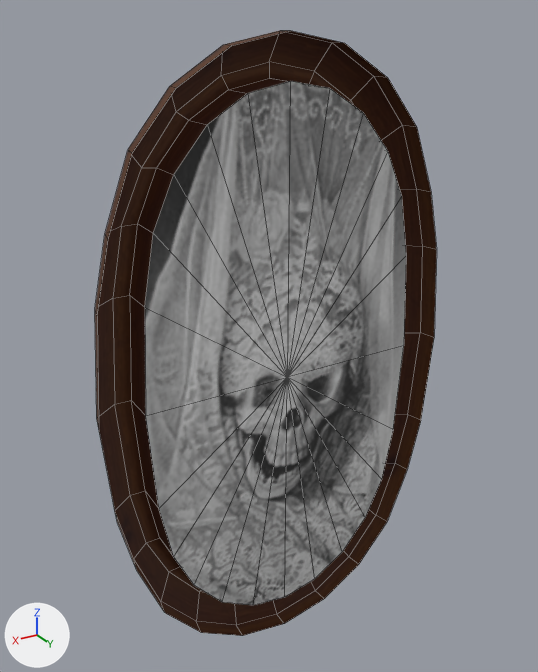
Renders of the FBX model Editor/Assets/IronWrought/Mesh/Props/EN_P_Frame1.fbx from each side of a commit.
Camera for both pictures: a camera (50 mm lens) standing at (0.43, 0.696, 0.397) and looking at (0.004, -0.014, 0.042). Lighting does not change. The marker at lower left points along +X, +Y and +Z. Mesh edges are drawn as thin lines. Where no turn or scale is listed for an object, it has been applied to the vertices.

The first picture shows 'frame1'.
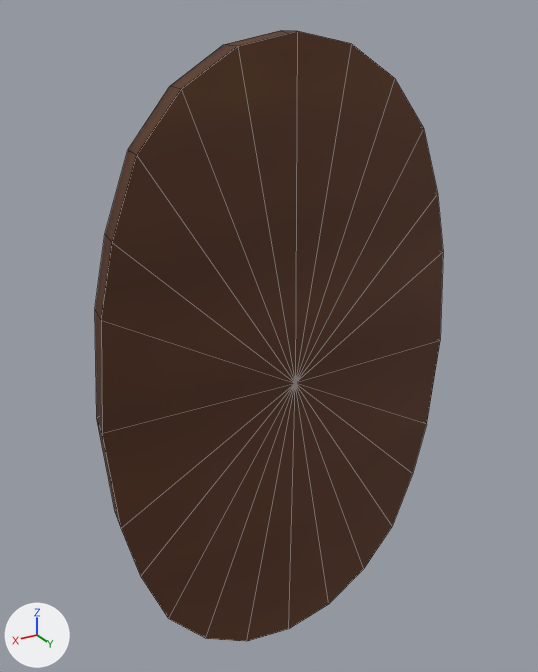
Edits to the scene script, one JSON object a line:
```json
{"block": "me_mesh", "where": "# used by ob_frame1; location = (0.0, 0.0, 0.0)"}
{"op": "remove", "block": "me_mesh", "code": "me_mesh.from_pydata(...)  # 121 vertices, 120 faces; spans x -0.233..0.233, y -0.021..0.021, z -0.383..0.383"}
{"op": "add", "block": "me_mesh", "code": "me_mesh.from_pydata(...)  # 122 vertices, 144 faces; spans x -0.233..0.233, y -0.021..0.039, z -0.383..0.383"}
{"block": "me_mesh", "change": "me_mesh part 1"}
{"block": "me_mesh", "change": "24 vertices in x -0.233..0.233, y 0.021, z -0.383..0.383 move by (0.0, 0.011, 0.0)"}
{"block": "me_mesh", "change": "1 vertex is added at (0.0, 0.039, 0.0)"}
{"block": "me_mesh", "change": "24 new faces join them, mat_frames (picture img_frames_c_jpg)"}
```

What differs and where, as boxes (x1, y1, x2, y2) in the pictures (538 x 672 px):
```json
{"object": "frame1", "change": "reshaped", "before": [95, 30, 437, 636], "after": [95, 30, 443, 641]}
```
